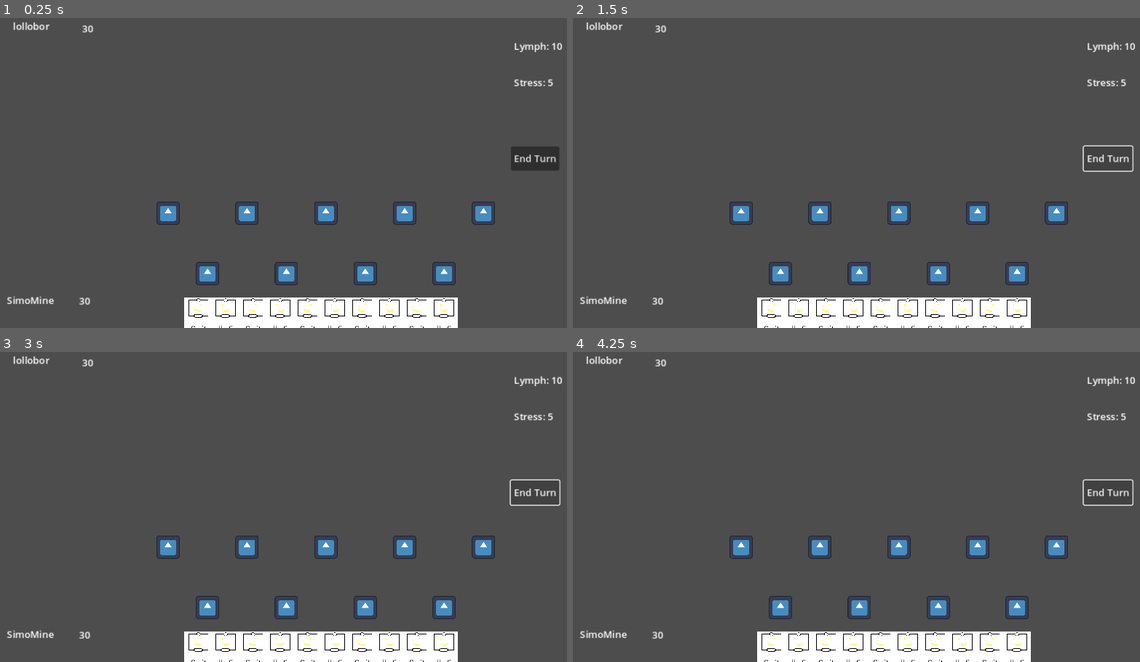
Above: before the commit, frames 1-4 (two rows, left to right).
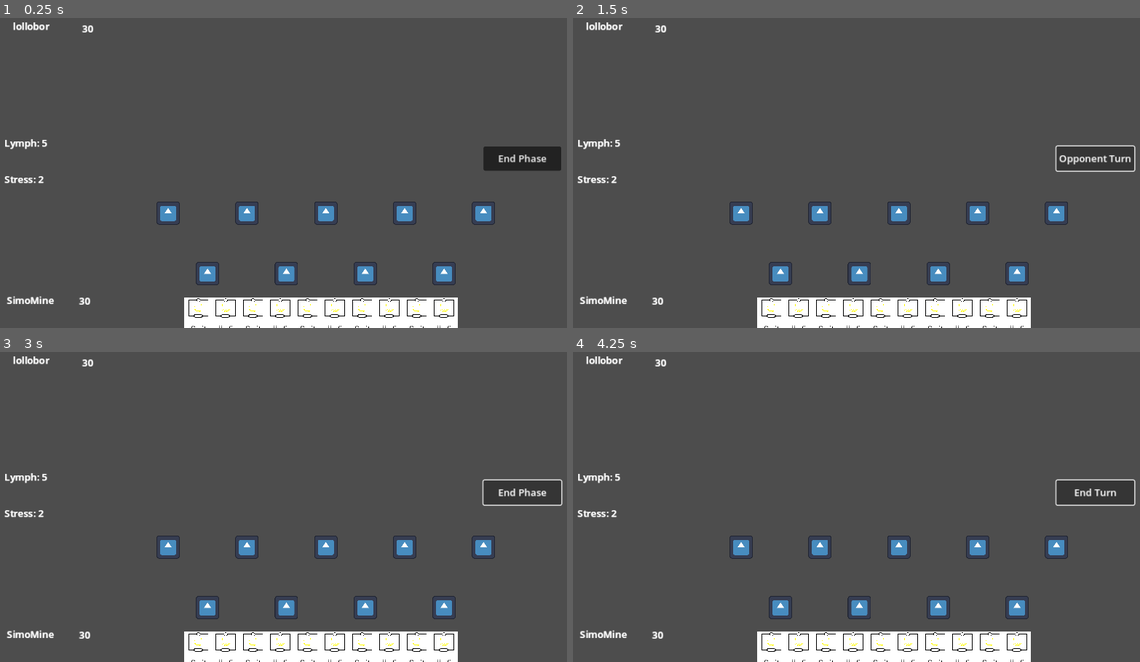
Above: after the commit, the same moments.

Repository: lollo004/gokard
Game: Godot game, scene res://Scenes/GameController.tscn
Two runs of this game, one before a commit and one after it. Both use one fixed random seed, a clock stepped at 60 frames per second and the inputs below. The engine's default icon, where the game draws it, is replaced by a stand-in: a white triangle on a blue panel in a dark square.
Inputs (mouse positions are in pixels of both pictures, inside the frame that each line leads up to):
- Up to frame 1 (0.25 s): no input
- Up to frame 2 (1.5 s): click (1105, 157) at 0.5 s, where only the run before the commit has a clickable "End Turn"; click "End Turn" at 1.25 s
- Up to frame 3 (3 s): click "End Turn" (after the commit: "Opponent Turn") at 2 s; click "End Turn" (after the commit: "Opponent Turn") at 2.75 s
- Up to frame 4 (4.25 s): click "End Turn" (after the commit: "End Phase") at 3.5 s

The runs differ from the first frame. In frame 1, 1.2% of the frame differs, in the area x 0-100%, y 1-93%; in frame 2, 1.0%; in frame 3, 1.0%; in frame 4, 1.0%.

Commit message:
added lymph system and some bug fix

Diff:
--- a/Scenes/Cards/Card.tscn
+++ b/Scenes/Cards/Card.tscn
@@ -35,6 +35,7 @@
 top_level = true
 scale = Vector2(0.06, 0.06)
 script = ExtResource("1_oo0sj")
+Cost = 1
 metadata/_edit_vertical_guides_ = [-222.0]
 metadata/_edit_group_ = true
 
--- a/Scenes/GameController.tscn
+++ b/Scenes/GameController.tscn
@@ -1,15 +1,20 @@
-[gd_scene load_steps=3 format=3 uid="uid://d252ftuaio4r8"]
+[gd_scene load_steps=6 format=3 uid="uid://d252ftuaio4r8"]
 
 [ext_resource type="Script" path="res://Scripts/GameController.gd" id="1_pfy42"]
 [ext_resource type="PackedScene" uid="uid://haworbi8gah1" path="res://Scenes/Positioner.tscn" id="2_m0e23"]
+[ext_resource type="Script" path="res://Scripts/LymphText.gd" id="3_smsdr"]
+[ext_resource type="Script" path="res://Scripts/StressText.gd" id="4_by3xp"]
+[ext_resource type="Script" path="res://Scripts/TurnButton.gd" id="5_rxfln"]
 
-[node name="Game Controller" type="Control"]
+[node name="Game Controller" type="Control" groups=["GameManager"]]
 layout_mode = 3
 anchor_right = 1.002
 anchor_bottom = 0.989
 offset_right = 0.079895
 offset_bottom = -0.0599976
 script = ExtResource("1_pfy42")
+lymph = 5
+stress = 2
 
 [node name="Card Position" type="Node" parent="."]
 
@@ -46,31 +51,32 @@
 
 [node name="Management" type="Node" parent="GUI"]
 
-[node name="Lymph Text" type="Label" parent="GUI/Management"]
-offset_left = 870.0
-offset_top = 60.0
-offset_right = 950.0
-offset_bottom = 90.0
+[node name="Lymph Text" type="Label" parent="GUI/Management" groups=["Lymph"]]
+offset_left = 30.0
+offset_top = 220.0
+offset_right = 110.0
+offset_bottom = 250.0
 text = "Lymph: 10"
-horizontal_alignment = 1
 vertical_alignment = 1
+script = ExtResource("3_smsdr")
 
-[node name="Stress Text" type="Label" parent="GUI/Management"]
-offset_left = 863.0
-offset_top = 120.0
-offset_right = 943.0
-offset_bottom = 150.0
+[node name="Stress Text" type="Label" parent="GUI/Management" groups=["Stress"]]
+offset_left = 30.0
+offset_top = 280.0
+offset_right = 110.0
+offset_bottom = 310.0
 text = "Stress: 5
 "
-horizontal_alignment = 1
 vertical_alignment = 1
+script = ExtResource("4_by3xp")
 
-[node name="Turn Button" type="Button" parent="GUI/Management"]
-offset_left = 865.0
+[node name="Turn Button" type="Button" parent="GUI/Management" groups=["Turn"]]
+offset_left = 820.0
 offset_top = 240.0
-offset_right = 945.0
+offset_right = 948.0
 offset_bottom = 280.0
-text = "End Turn"
+text = "Opponent Turn"
+script = ExtResource("5_rxfln")
 
 [node name="Player" type="Node" parent="GUI"]
 
@@ -111,3 +117,5 @@
 text = "30"
 horizontal_alignment = 1
 vertical_alignment = 1
+
+[connection signal="pressed" from="GUI/Management/Turn Button" to="GUI/Management/Turn Button" method="_on_pressed"]
--- a/Scripts/Card.gd
+++ b/Scripts/Card.gd
@@ -51,12 +51,13 @@
 
 
 func _process(delta): # Function called every frame
-	if Input.is_action_just_pressed("click") and isMouseOver:
+	if Input.is_action_just_pressed("click") and isMouseOver: # Click over a card with mouse
 		if isCardSelected: # Dropping the card
-			if currentPos == 0:
+			if currentPos == 0: # Wrong position
 				global_position = old_position
-			else:
+			elif GameController.lymph >= Cost: # Right position and enough lymph
 				global_position = new_position
+				GameController.lymph -= Cost		## DA FIXARE TOGLIE IL DOPPIO DEL MANA !!!!
 			isCardSelected = false
 		else: # Taking the card
 			old_position = global_position
--- a/Scripts/GameController.gd
+++ b/Scripts/GameController.gd
@@ -2,12 +2,12 @@
 
 
 ### GAME VALUES ###
-var player_healt : int = 30
-var enemy_healt : int = 30
-var lymph : int = 0
-var stress : int = 0
-var turn : String = "player"
-var phase : String = "defense"
+@export var player_healt : int = 30
+@export var enemy_healt : int = 30
+@export var lymph : int = 0
+@export var stress : int = 0
+@export var turn : String = "player"
+@export var phase : String = "defense"
 
 
 ### OTHER VALUES ###
@@ -21,8 +21,25 @@
 		scene = load("res://Scenes/Cards/Card.tscn")
 		var instance = scene.instantiate()
 		add_child(instance)
-		instance.position = Vector2(350 + (45*i), 520)
+		instance.global_position = Vector2(350 + (45*i), 520)
 
 
 func _process(delta):
-	pass
+	get_tree().get_first_node_in_group("Lymph")
+
+
+### PUBLIC FUNCTION ###
+
+
+func TurnButtonPressed():
+	if phase == "defense":
+		phase = "attack"
+	else:
+		phase = "defense"
+		if turn == "player":
+			turn = "enemy"
+		else:
+			turn = "player"
+
+
+### OTHER ### !
--- /dev/null
+++ b/Scripts/LymphText.gd
@@ -0,0 +1,4 @@
+extends Label
+
+func _process(delta):
+	self.text = "Lymph: " + str(GameController.lymph)
--- /dev/null
+++ b/Scripts/StressText.gd
@@ -0,0 +1,4 @@
+extends Label
+
+func _process(delta):
+	self.text = "Stress: " + str(GameController.stress)
--- /dev/null
+++ b/Scripts/TurnButton.gd
@@ -0,0 +1,16 @@
+extends Button
+
+func _process(delta):
+	var turn = GameController.turn
+	var phase = GameController.phase
+
+	if turn == "player" and phase == "defense":
+		self.text = "End Phase"
+	if turn == "player" and phase == "attack":
+		self.text = "End Turn"
+	if turn == "enemy":
+		self.text = "Opponent Turn"
+
+
+func _on_pressed():
+	GameController.TurnButtonPressed()
--- a/project.godot
+++ b/project.godot
@@ -15,6 +15,10 @@
 config/features=PackedStringArray("4.1", "Forward Plus")
 config/icon="res://icon.svg"
 
+[autoload]
+
+GameController="*res://Scenes/GameController.tscn"
+
 [display]
 
 window/size/viewport_width=960
